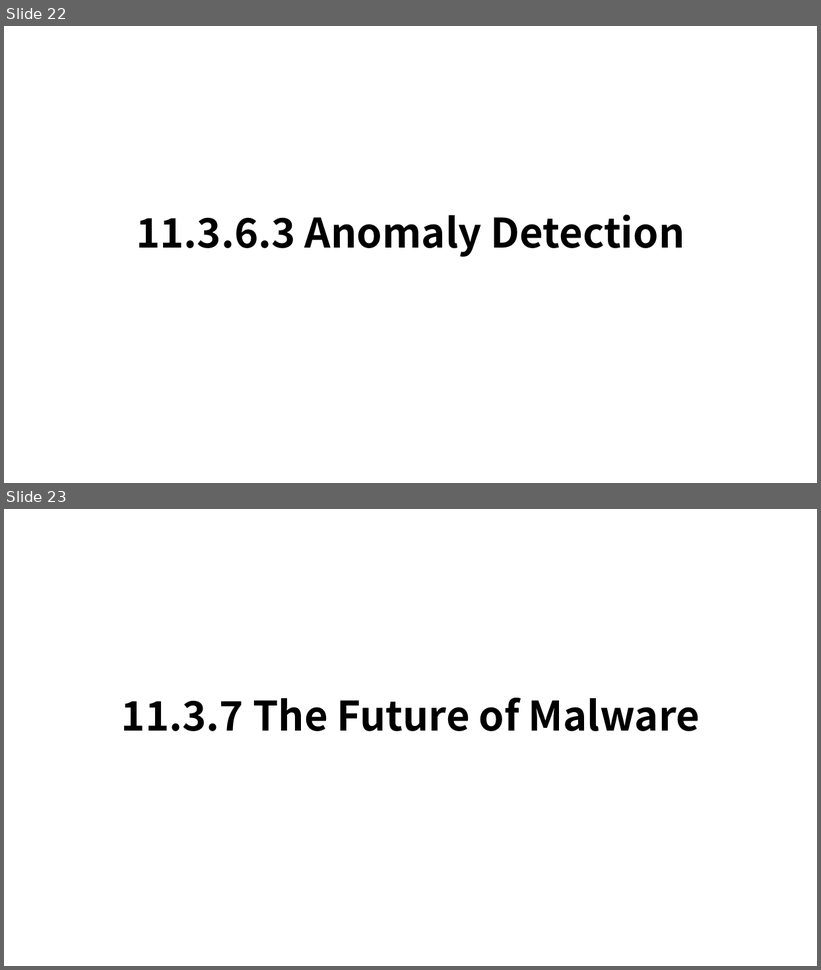
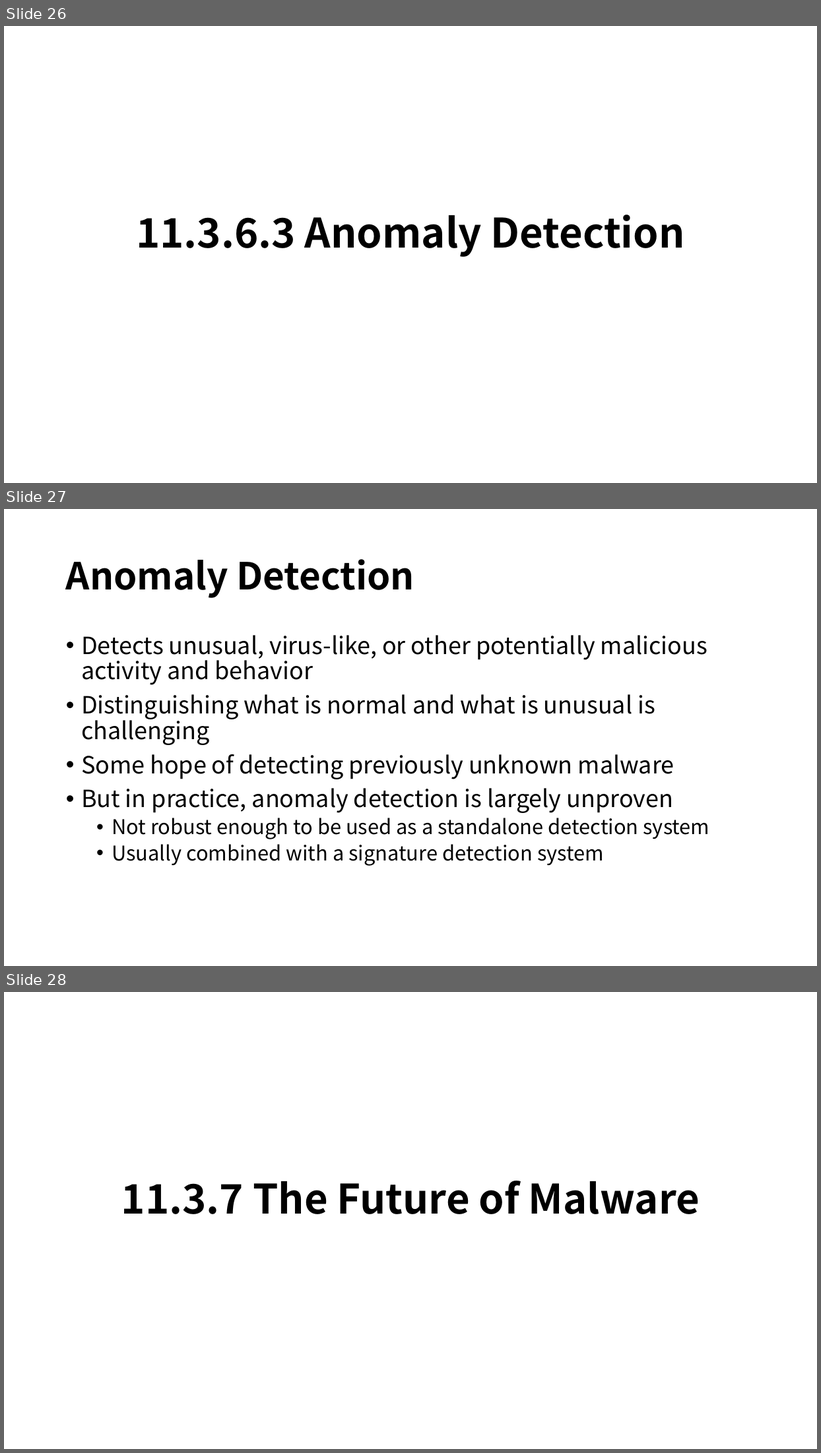
Before and after one commit to b1011dong/InformationSecutiryStudy, a slide deck: HW4/Malware.pptx. Shown one above the other, each under a label of ours: slides 22 and 23 before the commit, slides 26, 27 and 28 after it. The pictures are 821x970 and 821x1453 pixels, drawn with LibreOffice and Linux fonts; fonts in the diff are those of the drawing. Boxes give left, top, right and bottom in pixels: in the first picture for what was removed or moved away, otherwise in the second. Text is boxed around its words. In the diff, an @@ line names an element or a change of style, - is before the commit and + after.

```diff
--- a/HW4/Malware.pptx
+++ b/HW4/Malware.pptx
@@ slide 27 added at [4,509,817,966], background #FFFFFF @@
@@ title added at [66,559,415,598], 44 pt, text #000000, bold @@
+Anomaly Detection
@@ text added at [81,635,710,866], 28 pt, text #000000 @@
+• Detects unusual, virus-like, or other potentially malicious activity and behavior
+• Distinguishing what is normal and what is unusual is challenging
+• Some hope of detecting previously unknown malware
+• But in practice, anomaly detection is largely unproven
+  • Not robust enough to be used as a standalone detection system
+  • Usually combined with a signature detection system
@@ what was slide 22 is now slide 26 @@
@@ what was slide 23 is now slide 28 @@
```
Also in this commit, not shown: 1 slide changed, 10 other slides added.
